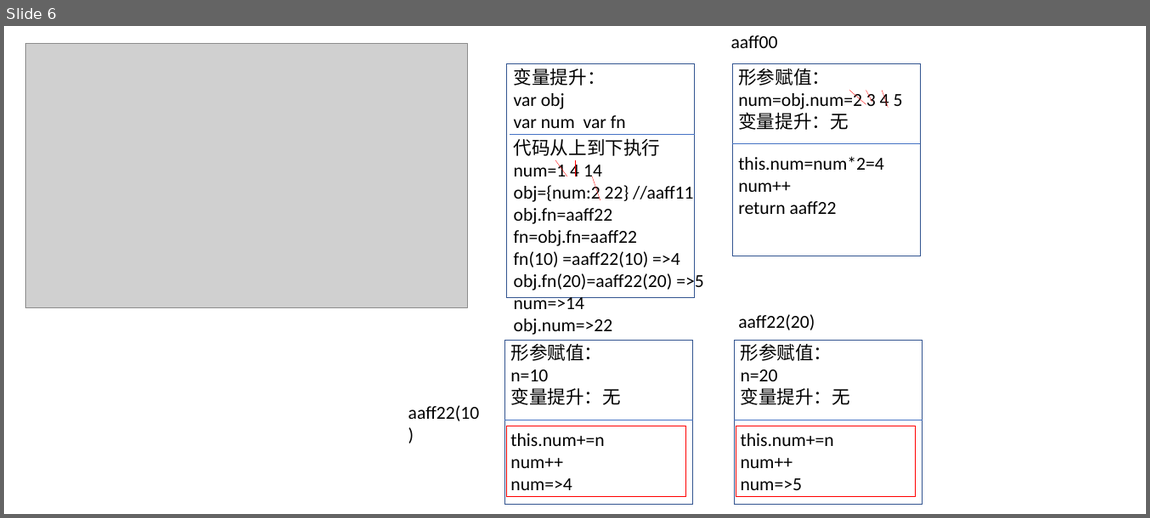
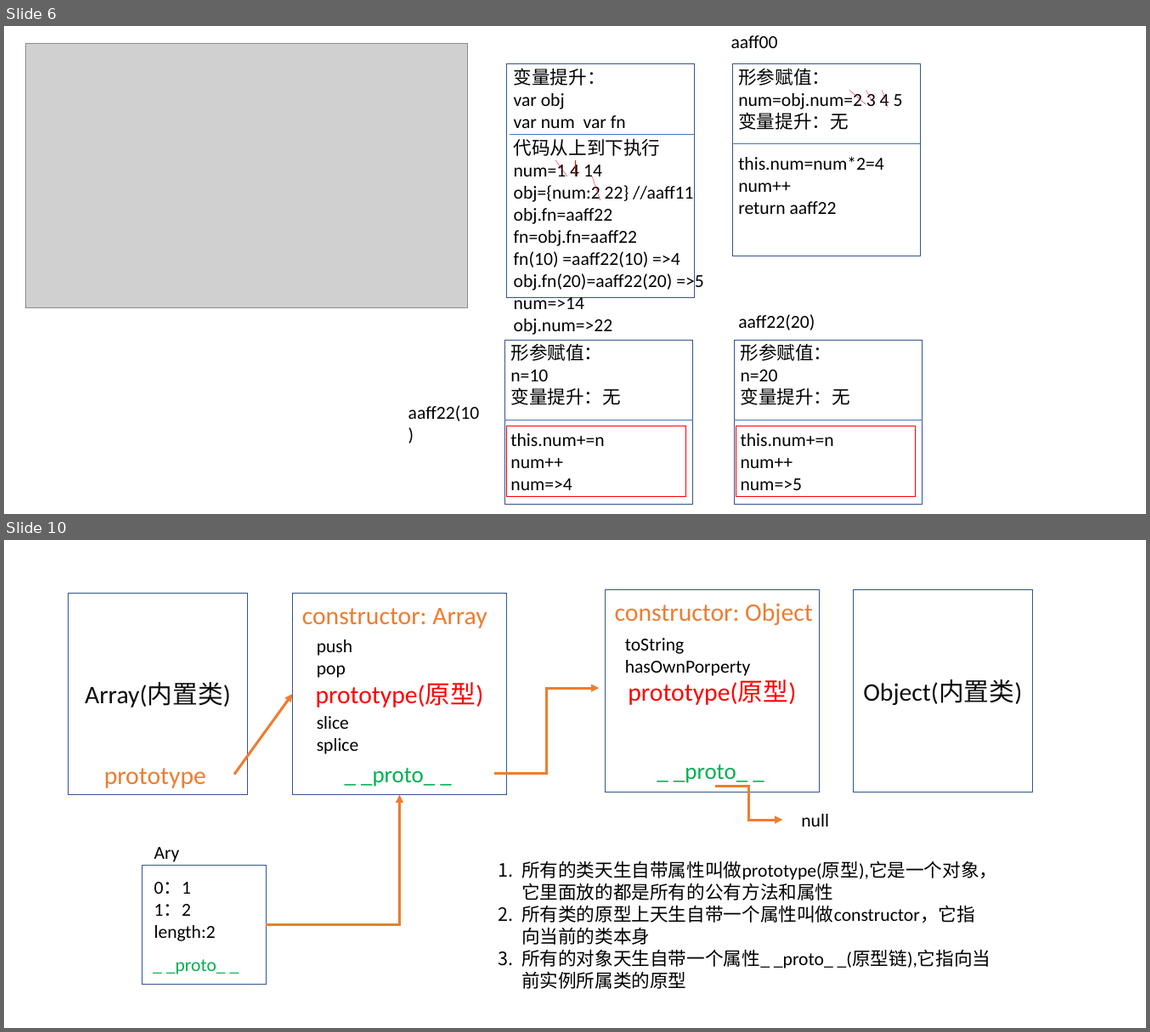
Before and after one commit to monty086/2018-, a slide deck: week2/day1/week1.3.pptx. Shown one above the other, each under a label of ours: slide 6 before the commit, slides 6 and 10 after it; the slides between them are not shown. The pictures are 1150x518 and 1150x1032 pixels, drawn with LibreOffice and Linux fonts; fonts in the diff are those of the drawing; grey boxes stand for pictures. Boxes give left, top, right and bottom in pixels: in the first picture for what was removed or moved away, otherwise in the second. Text is boxed around its words. In the diff, an @@ line names an element or a change of style, - is before the commit and + after.

Commit message:
原型

```diff
--- a/week2/day1/week1.3.pptx
+++ b/week2/day1/week1.3.pptx
@@ slide 10 added at [4, 540, 1146, 1028], background #FFFFFF @@
@@ rectangle added at [605, 590, 819, 792], outline #325491 1 pt, 44 pt, text #FF0000 @@
+prototype(原型)
@@ rectangle added at [853, 590, 1032, 792], outline #325491 1 pt, 44 pt, text #0D0D0D @@
+Object(内置类)
@@ rectangle added at [68, 593, 248, 794], outline #325491 1 pt, 44 pt, text #0D0D0D @@
+Array(内置类)
@@ rectangle added at [292, 593, 506, 794], outline #325491 1 pt, 44 pt, text #FF0000 @@
+prototype(原型)
@@ text added at [302, 608, 487, 628], 44 pt, text #ED7D31 @@
+constructor: Array
@@ text added at [615, 603, 813, 625], 44 pt, text #ED7D31 @@
+constructor: Object
@@ text added at [317, 639, 352, 678], 32 pt, text #000000 @@
+push
+pop
@@ text added at [625, 638, 751, 676], 32 pt, text #000000 @@
+toString
+hasOwnPorperty
@@ elbow arrow added from (494, 774) to (599, 688), #ED7D31 4.5 pt @@
@@ arrow added from (234, 775) to (292, 694), #ED7D31 4.5 pt @@
@@ text added at [317, 716, 359, 754], 32 pt, text #000000 @@
+slice
+splice
@@ text added at [104, 768, 206, 788], 44 pt, text #ED7D31 @@
+prototype
@@ text added at [361, 768, 435, 786], 40 pt, text #00B050 @@
+_ _proto_ _
@@ text added at [674, 764, 748, 783], 40 pt, text #00B050 @@
+_ _proto_ _
@@ elbow arrow added from (715, 786) to (783, 820), #ED7D31 4.5 pt @@
@@ elbow arrow added from (266, 925) to (399, 795), #ED7D31 4.5 pt @@
@@ text added at [801, 814, 829, 826], 32 pt, text #000000 @@
+null
@@ rectangle added at [142, 866, 266, 985], outline #325491 1 pt @@
@@ text added at [154, 847, 180, 862], 32 pt, text #000000 @@
+Ary
@@ text added at [522, 860, 998, 989], 32 pt, text #000000 @@
+1. 所有的类天生自带属性叫做prototype(原型),它是一个对象，它里面放的都是所有的公有方法和属性
+2. 所有类的原型上天生自带一个属性叫做constructor，它指向当前的类本身
+3. 所有的对象天生自带一个属性_ _proto_ _(原型链),它指向当前实例所属类的原型
@@ text added at [154, 882, 216, 941], 32 pt, text #000000 @@
+0：1
+1：2
+length:2
@@ text added at [166, 959, 226, 974], 32 pt, text #00B050 @@
+_ _proto_ _
```
Also in this commit, not shown: 4 other slides added, 2 slides removed.
